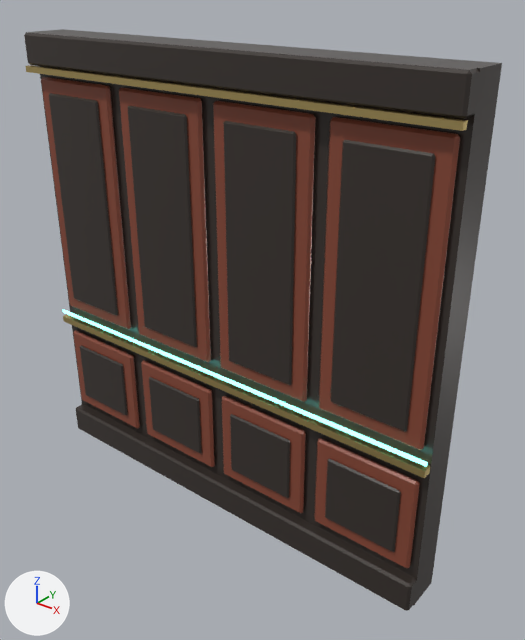
The glTF model maze3d/kits/executive/models/wall_ex_panel.glb, before and after one commit.
Camera for both pictures: a camera (50 mm lens) standing at (3.67, -3.99, 4.49) and looking at (0.29, 0.24, 1.87). Lighting does not change. The marker at lower left points along +X, +Y and +Z. The first picture is the older version. Vertices at exactly the same position are counted once.

In view in the first picture: 'wall_ex_panel'.
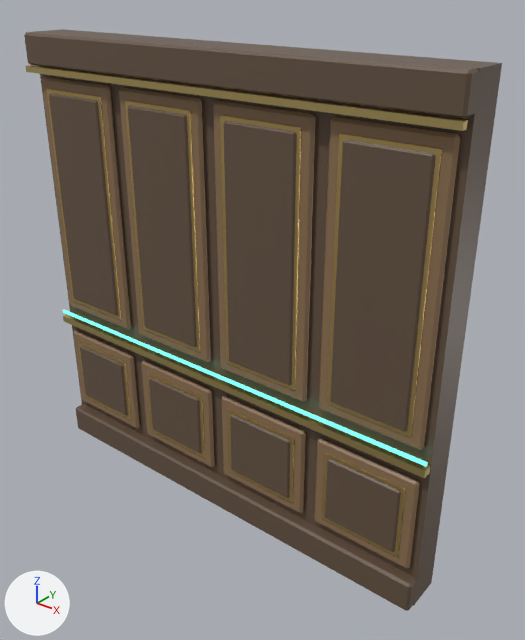
The change, as a list of edits to the scene's bpy script:
```text
Change mat_ebony:
    mat_ebony.base_color: (0.045, 0.035, 0.03) -> (0.13, 0.085, 0.055)  # dark grey #3c3530 -> brown #655242
    mat_ebony.roughness: 0.28 -> 0.42
Change mat_rosewood:
    mat_rosewood.base_color: (0.26, 0.07, 0.04) -> (0.27, 0.165, 0.085)  # brown #8b4b38 -> brown #8e7152
    mat_rosewood.roughness: 0.3 -> 0.45
Change mat_holo:
    mat_holo.emission_color: (0.211, 1.0, 0.895) -> (0.167, 1.0, 0.764)  # cyan #7ffff3 -> cyan #72ffe2
    mat_holo.emission_strength: 2.85 -> 1.08
Add mat_gold_burn:
    mat_gold_burn = principled_material('gold_burn')
    mat_gold_burn.base_color = (0.7, 0.5, 0.19)  # beige #dabc79
    mat_gold_burn.metallic = 1.0
    mat_gold_burn.roughness = 0.42
Change me_wall:
    used by ob_wall_ex_panel; location = (0.0, 0.0, 0.0)
    remove me_wall.from_pydata(...)  # 464 vertices, 840 faces; spans x -2.0..2.0, y -0.14..0.3, z 0.0..4.0
    add me_wall.from_pydata(...)  # 528 vertices, 936 faces; spans x -2.0..2.0, y -0.14..0.3, z 0.0..4.0
    me_wall part 1: a new loose piece, a box spanning x -1.85..-1.15, y -0.058..-0.046, z 0.45..1.1, in mat_gold_burn (beige #dabc79)
    me_wall part 2: a new loose piece, a box spanning x -0.85..-0.15, y -0.058..-0.046, z 0.45..1.1, in mat_gold_burn (beige #dabc79)
    me_wall part 3: a new loose piece, a box spanning x 0.15..0.85, y -0.058..-0.046, z 0.45..1.1, in mat_gold_burn (beige #dabc79)
    me_wall part 4: a new loose piece, a box spanning x 1.15..1.85, y -0.058..-0.046, z 0.45..1.1, in mat_gold_burn (beige #dabc79)
    me_wall part 5: a new loose piece, a box spanning x -1.85..-1.15, y -0.058..-0.046, z 1.55..3.55, in mat_gold_burn (beige #dabc79)
    me_wall part 6: a new loose piece, a box spanning x -0.85..-0.15, y -0.058..-0.046, z 1.55..3.55, in mat_gold_burn (beige #dabc79)
    me_wall part 7: a new loose piece, a box spanning x 0.15..0.85, y -0.058..-0.046, z 1.55..3.55, in mat_gold_burn (beige #dabc79)
    me_wall part 8: a new loose piece, a box spanning x 1.15..1.85, y -0.058..-0.046, z 1.55..3.55, in mat_gold_burn (beige #dabc79)
    add me_wall.materials.append(mat_gold_burn)  # beige #dabc79
```

Where the change shows, as pixel boxes [x1, y1, x2, y2] in the pictures (525 x 640 px):
'wall_ex_panel', recoloured, surface changed, reshaped (dark grey to brown): [24, 29, 502, 611] in both
part 1 of me_wall, added: after [78, 341, 131, 420]
part 2 of me_wall, added: after [147, 372, 205, 458]
part 3 of me_wall, added: after [228, 409, 294, 503]
part 4 of me_wall, added: after [322, 453, 405, 557]
part 5 of me_wall, added: after [47, 89, 121, 320]
part 6 of me_wall, added: after [125, 101, 200, 352]
part 7 of me_wall, added: after [220, 115, 301, 391]
part 8 of me_wall, added: after [327, 134, 442, 438]
